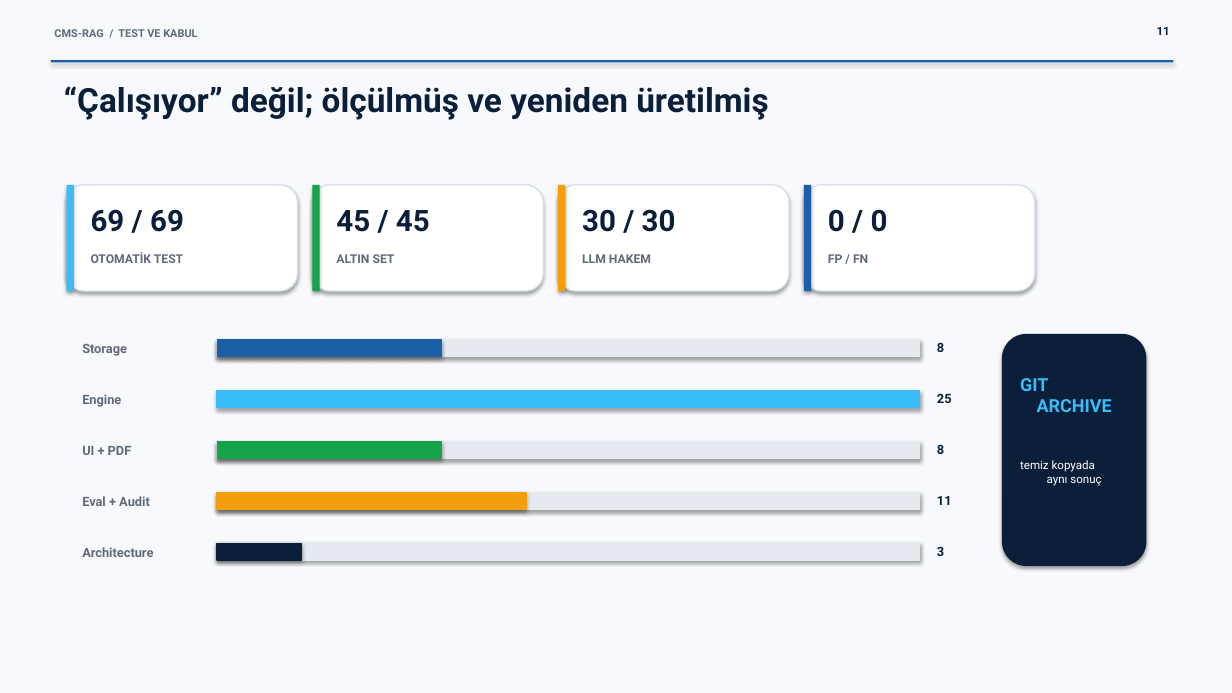
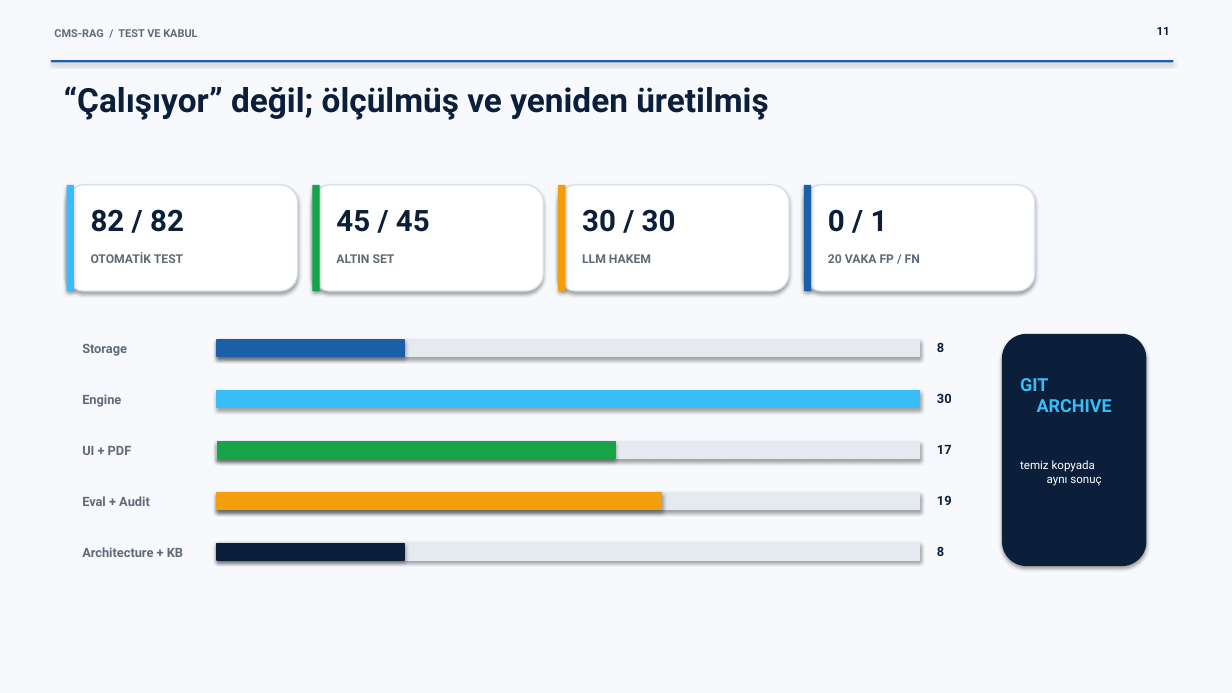
Before and after one commit to AnEngineerEfe/CMS-RAG-Assistant, a slide deck: slide 11 of deliverables/CMS-RAG_Nihai_Proje_Sunumu.pptx. Drawn at 1232x693 pixels with LibreOffice and Linux fonts; fonts in the diff are those of the drawing. Boxes give left, top, right and bottom in pixels: in the first picture for what was removed or moved away, otherwise in the second. Text is boxed around its words. In the diff, an @@ line names an element or a change of style, - is before the commit and + after.

```diff
--- a/deliverables/CMS-RAG_Nihai_Proje_Sunumu.pptx
+++ b/deliverables/CMS-RAG_Nihai_Proje_Sunumu.pptx
@@ text at bbox=[91, 209, 184, 232]: text changed @@
-69 / 69
+82 / 82
@@ text at bbox=[828, 209, 888, 232]: text changed @@
-0 / 0
+0 / 1
@@ text at bbox=[828, 254, 920, 263]: text changed @@
-FP / FN
+20 VAKA FP / FN
@@ rectangle: place and size @@
-rectangle at bbox=[217, 340, 442, 357]
+rectangle at bbox=[217, 340, 405, 357]
@@ text at bbox=[937, 393, 952, 403]: text changed @@
-25
+30
@@ rectangle: place and size @@
-rectangle at bbox=[217, 442, 442, 458]
+rectangle at bbox=[217, 442, 616, 458]
@@ text added at bbox=[937, 445, 952, 454], 10 pt, text #0B1F3A, bold @@
+17
@@ rectangle: place and size @@
-rectangle at bbox=[217, 493, 526, 509]
+rectangle at bbox=[217, 493, 662, 509]
@@ text at bbox=[937, 495, 952, 505]: text changed @@
-11
+19
@@ text at bbox=[82, 547, 183, 557]: text changed @@
-Architecture
+Architecture + KB
@@ rectangle: place and size @@
-rectangle at bbox=[217, 543, 301, 560]
+rectangle at bbox=[217, 543, 405, 560]
@@ text "8": place and size @@
-text "8" at bbox=[937, 445, 944, 454]
+text "8" at bbox=[937, 547, 944, 556]
```
Also in this commit, not shown: 3 other slides changed, 48 other files.
